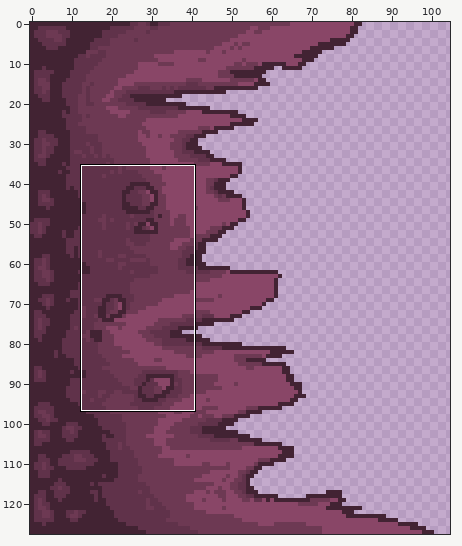
File history of a sprite sheet, assets/levels/level2_1/obstacle_plane1.png. Above: a wide view before the commit, with the close-up outlined.
Close-up. Before the commit:
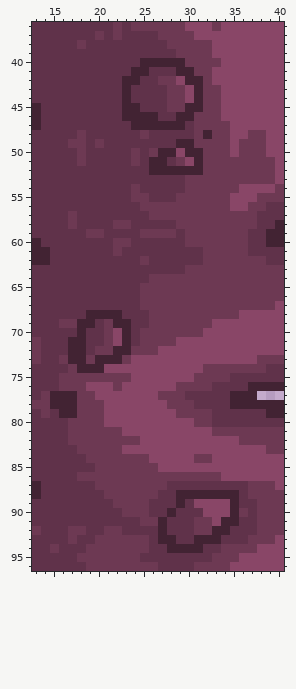
The file is 128x128 pixels. Shown: x 13..40, y 36..96. The wide view leaves out empty margins.
After the commit:
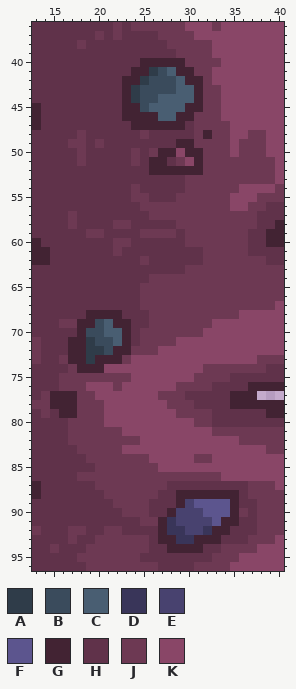
Palette (. is transparent): A #2f3c49  B #3a4b5c  C #495e72  D #393559  E #48426f  F #5c558e  G #422333  H #60324a  J #6d3953  K #894667
Changes in this commit:
@@ x 22..32 @@
 40 HHHGGGGGJJJ
-41 HHGGHHHGGJJ
-42 HGGHHJJKGGJ
-43 HGHHHHJJKGJ
-44 HGHHHHJJKGJ
-45 HGGHHHJJGGJ
-46 HGGGGHHGGJJ
+41 HHGGABCGGJJ
+42 HGGABBBCGGJ
+43 HGABBBBCCGJ
+44 HGABBCCCCGJ
+45 HGGBCCCCGGJ
+46 HGGGGCCGGJJ
 47 HHGGGGGGHJJ
@@ x 17..24 @@
 68 HHGGGGHH
-69 JGGHJGGH
-70 HGHHJKGH
-71 GGHHJKGH
-72 GGHJJGGJ
-73 GGJGGGJK
+69 JGGBCGGH
+70 HGBBCCGH
+71 GGABBCGH
+72 GGAABGGJ
+73 GGAGGGJK
 74 JGGGKKKK
@@ x 26..36 @@
 88 JHHGGGGGGGH
-89 HHHGHKKKKGH
-90 HHGHHHKKKGJ
-91 JGHHHJJKGGH
-92 HGHHHJJGGHH
-93 HGGHHGGGHHH
+89 HHHGEFFFFGH
+90 HHGEEEFFFGJ
+91 JGDEEEEFGGH
+92 HGDDEEDGGHH
+93 HGGDDGGGHHH
 94 HHGGGGHHJJJ
Boxes around the changes in both close-ups, in picture pixels (x1, y1, x2, y2):
changed: (131, 67, 194, 121)
changed: (86, 319, 122, 364)
changed: (167, 499, 230, 544)
